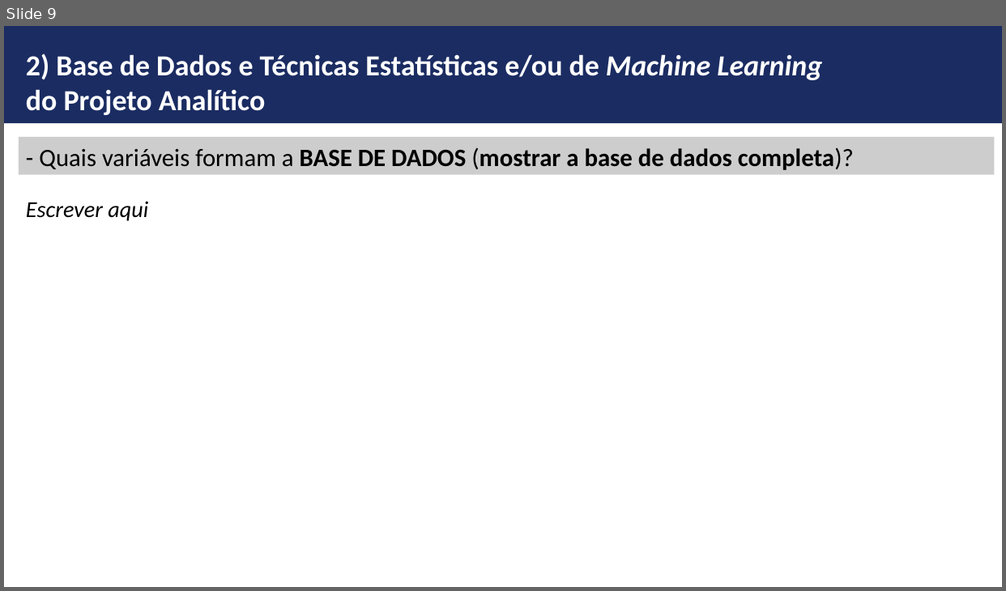
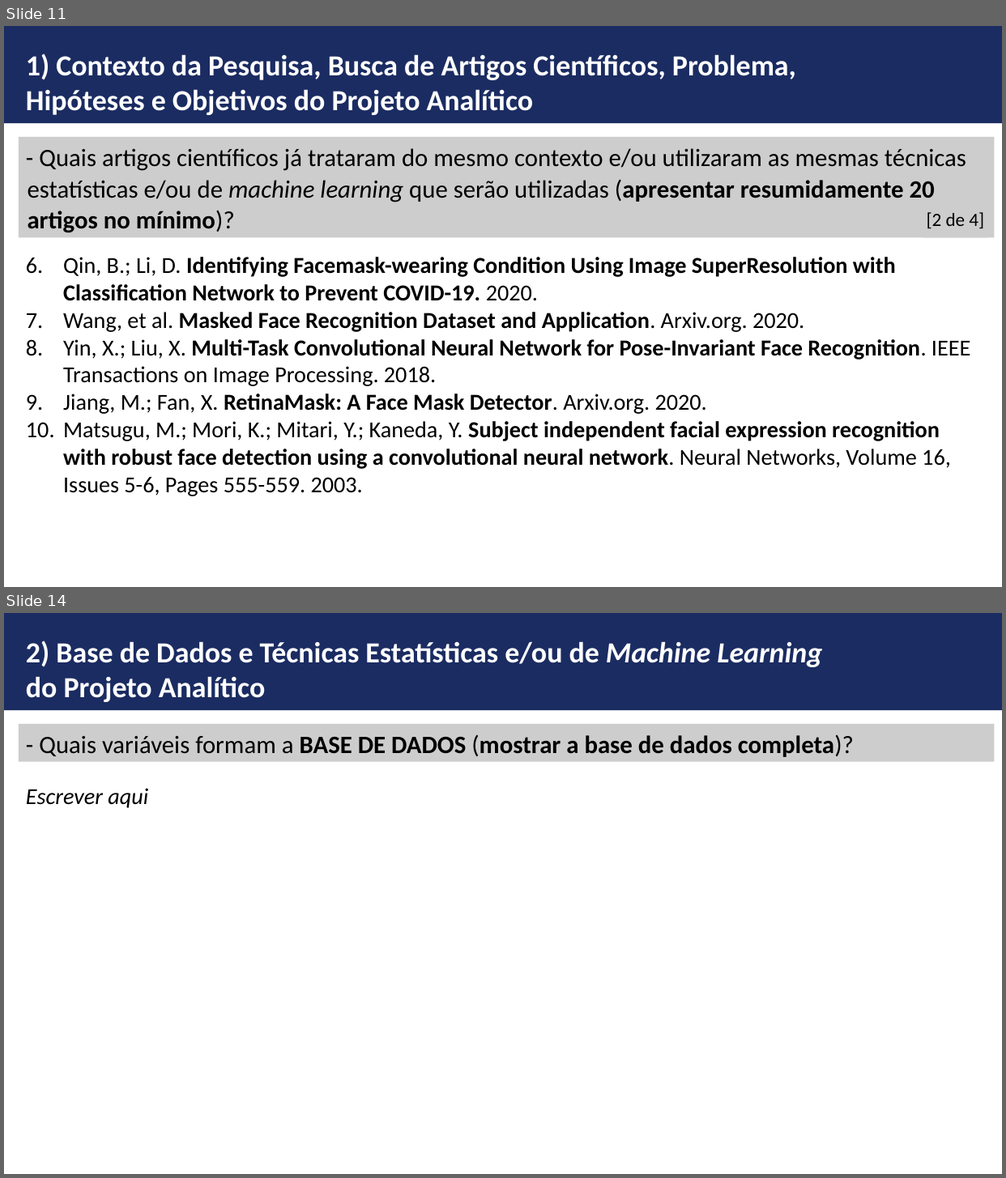
Before and after one commit to ldaniel/Challenges-Requirements-Analytical-Projects, a slide deck: presentation/FGV-MBA - Monografia - Detecção de Máscara Facial.pptx. Shown one above the other, each under a label of ours: slide 9 before the commit, slides 11 and 14 after it; the slides between them are not shown. The pictures are 1006x591 and 1006x1178 pixels, drawn with LibreOffice and Linux fonts; fonts in the diff are those of the drawing; background and template pictures are left out. Boxes give left, top, right and bottom in pixels: in the first picture for what was removed or moved away, otherwise in the second. Text is boxed around its words. In the diff, an @@ line names an element or a change of style, - is before the commit and + after.

```diff
--- a/presentation/FGV-MBA - Monografia - Detecção de Máscara Facial.pptx
+++ b/presentation/FGV-MBA - Monografia - Detecção de Máscara Facial.pptx
@@ slide 11 added at [4, 26, 1002, 587], background #FFFFFF; not listed: 1 template element that a slide beside it also shows @@
@@ text added at [26, 54, 796, 115], 28 pt, text #FFFFFF, bold @@
+1) Contexto da Pesquisa, Busca de Artigos Científicos, Problema, Hipóteses e Objetivos do Projeto Analítico
@@ rectangle added at [19, 137, 995, 238], fill #CDCDCD, 24 pt, text #000000 @@
+- Quais artigos científicos já trataram do mesmo contexto e/ou utilizaram as mesmas técnicas estatísticas e/ou de machine learning que serão utilizadas (apresentar resumidamente 20 artigos no mínimo)?
@@ rectangle added at [923, 199, 987, 238], fill #CDCDCD, 18 pt, text #000000 @@
+[2 de 4]
@@ text added at [63, 257, 970, 497], 22 pt, text #000000, bold @@
+6. Qin, B.; Li, D. Identifying Facemask-wearing Condition Using Image SuperResolution with Classification Network to Prevent COVID-19. 2020.
+7. Wang, et al. Masked Face Recognition Dataset and Application. Arxiv.org. 2020.
+8. Yin, X.; Liu, X. Multi-Task Convolutional Neural Network for Pose-Invariant Face Recognition. IEEE Transactions on Image Processing. 2018.
+9. Jiang, M.; Fan, X. RetinaMask: A Face Mask Detector. Arxiv.org. 2020.
+10. Matsugu, M.; Mori, K.; Mitari, Y.; Kaneda, Y. Subject independent facial expression recognition with robust face detection using a convolutional neural network. Neural Networks, Volume 16, Issues 5-6, Pages 555-559. 2003.
@@ what was slide 9 is now slide 14 @@
```
Also in this commit, not shown: 9 slides changed, 4 other slides added.
